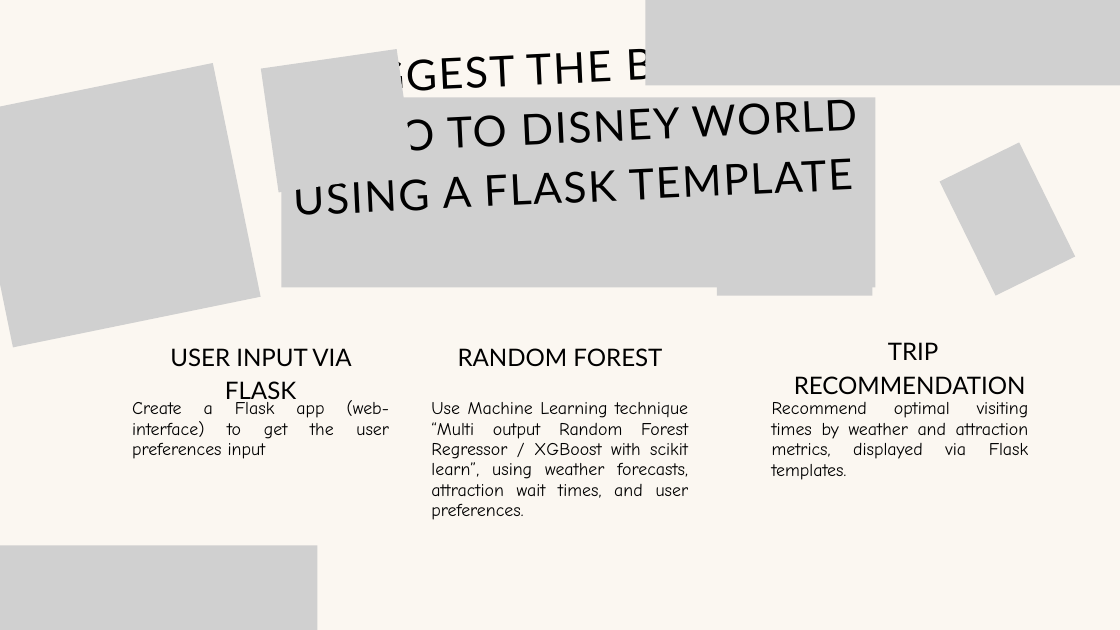
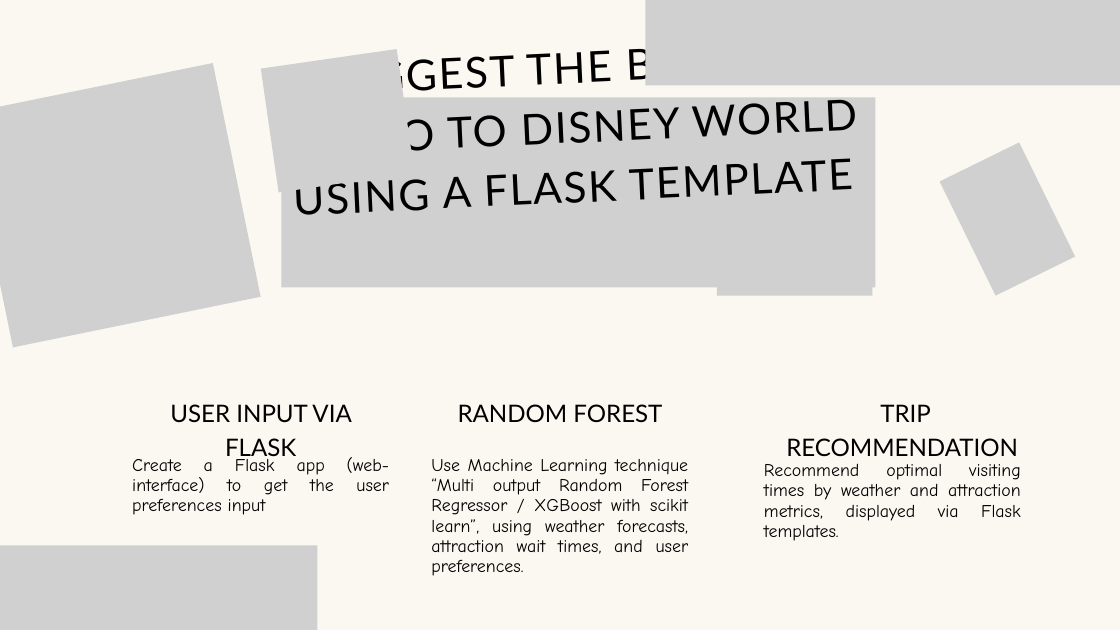
Before and after one commit to droop706/Disneyworld, a slide deck: slide 5 of Data Science - Disney World assignment.pptx. Drawn at 1120x630 pixels with LibreOffice and Linux fonts; fonts in the diff are those of the drawing; grey boxes stand for pictures. Boxes give left, top, right and bottom in pixels: in the first picture for what was removed or moved away, otherwise in the second. Text is boxed around its words. In the diff, an @@ line names an element or a change of style, - is before the commit and + after.

```diff
--- a/Data Science - Disney World assignment.pptx
+++ b/Data Science - Disney World assignment.pptx
@@ 4 texts: place and size @@
-4 texts at box(132, 348, 689, 498)
+4 texts at box(132, 404, 689, 554)
@@ text "TRIP RECOMMENDATION": place and size @@
-text "TRIP RECOMMENDATION" at box(794, 342, 1026, 395)
+text "TRIP RECOMMENDATION" at box(786, 404, 1018, 456)
@@ text "Recommend optimal visiting times by ...": place and size @@
-text "Recommend optimal visiting times by ..." at box(772, 402, 1029, 459)
+text "Recommend optimal visiting times by ..." at box(764, 463, 1021, 521)
```
Also in this commit, not shown: 1 other slide changed.
